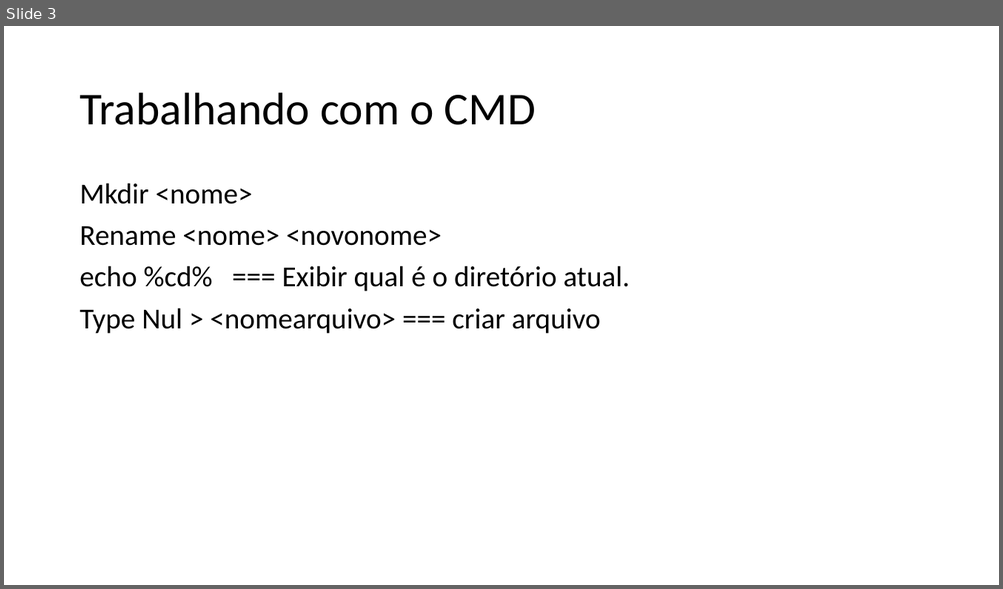
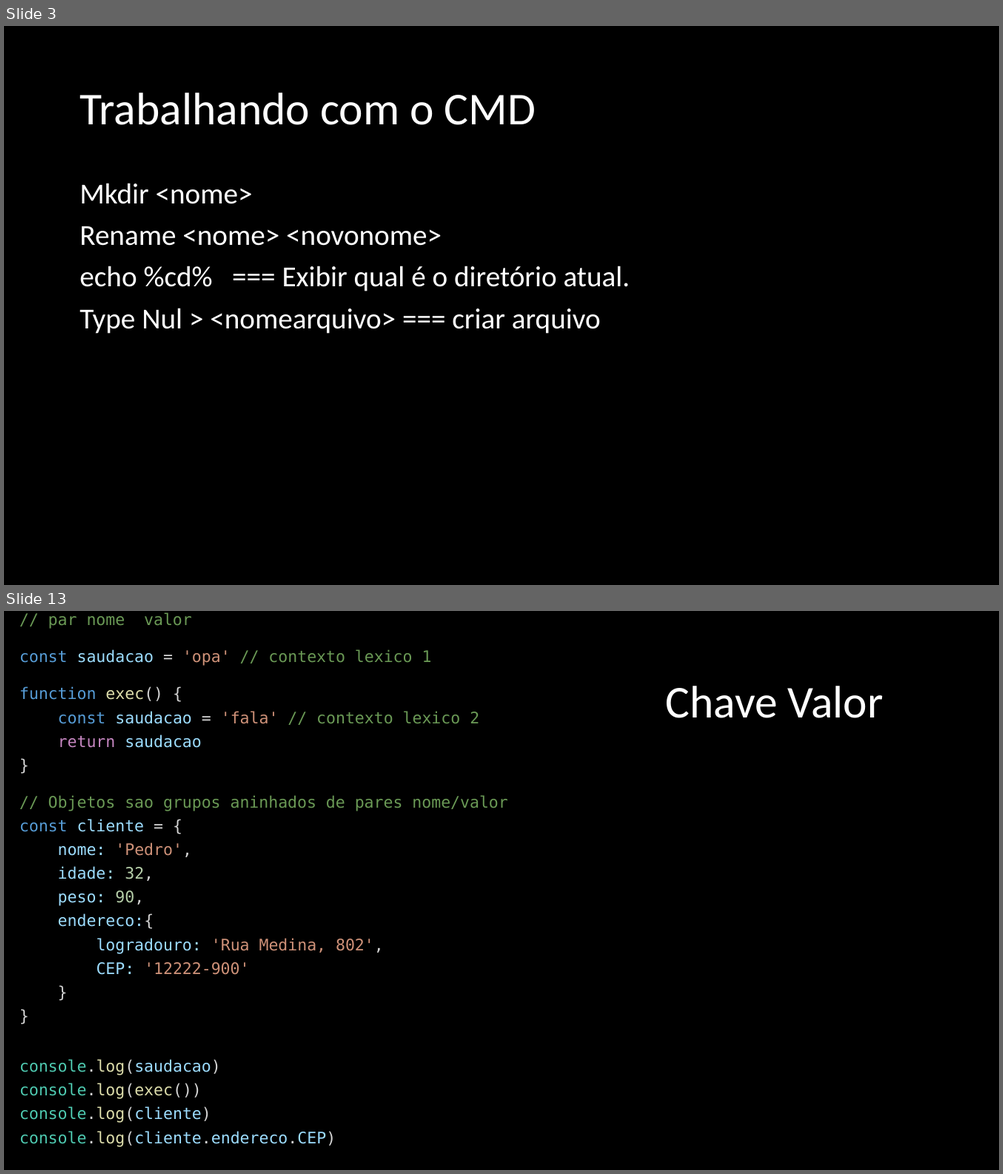
Before and after one commit to cesarfois/Curso_Udemy_Web_JS_COD3R, a slide deck: COD3R.pptx. Shown one above the other, each under a label of ours: slide 3 before the commit, slides 3 and 13 after it; the slides between them are not shown. The pictures are 1003x589 and 1003x1174 pixels, drawn with LibreOffice and Linux fonts; fonts in the diff are those of the drawing. Boxes give left, top, right and bottom in pixels: in the first picture for what was removed or moved away, otherwise in the second. Text is boxed around its words. In the diff, an @@ line names an element or a change of style, - is before the commit and + after.

```diff
--- a/COD3R.pptx
+++ b/COD3R.pptx
@@ slide 13 added at box(4, 611, 999, 1170), background #000000 @@
@@ text added at box(20, 612, 507, 1147), 15.4 pt, text #9CDCFE @@
+// par nome valor
+const saudacao = 'opa' // contexto lexico 1
+function exec() {
+const saudacao = 'fala' // contexto lexico 2
+return saudacao
+}
+// Objetos sao grupos aninhados de pares nome/valor
+const cliente = {
+nome: 'Pedro',
+idade: 32,
+peso: 90,
+endereco:{
+logradouro: 'Rua Medina, 802',
+CEP: '12222-900'
+}
+}
+console.log(saudacao)
+console.log(exec())
+console.log(cliente)
+console.log(cliente.endereco.CEP)
@@ title added at box(665, 686, 883, 718), 44 pt, text #FFFFFF @@
+Chave Valor
@@ slide 3 changed as well @@
@@ background #FFFFFF to #000000 @@
@@ title "Trabalhando com o CMD" at box(79, 93, 535, 125): text colour #000000 to #FFFFFF @@
@@ text "Mkdir <nome>" at box(79, 183, 630, 334): text colour #000000 to #FFFFFF @@
```
Also in this commit, not shown: 2 other slides changed, 23 other slides added, 37 other files.
